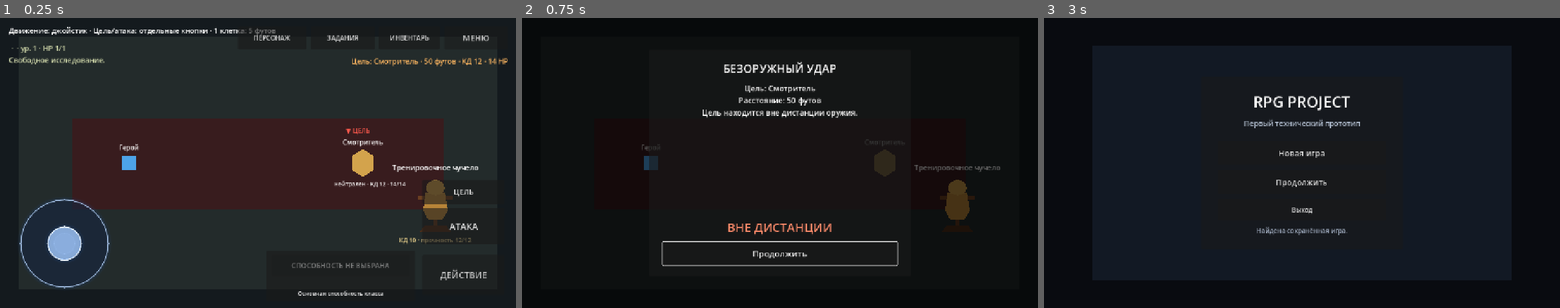
Above: before the commit, frames 1-3 (left to right).
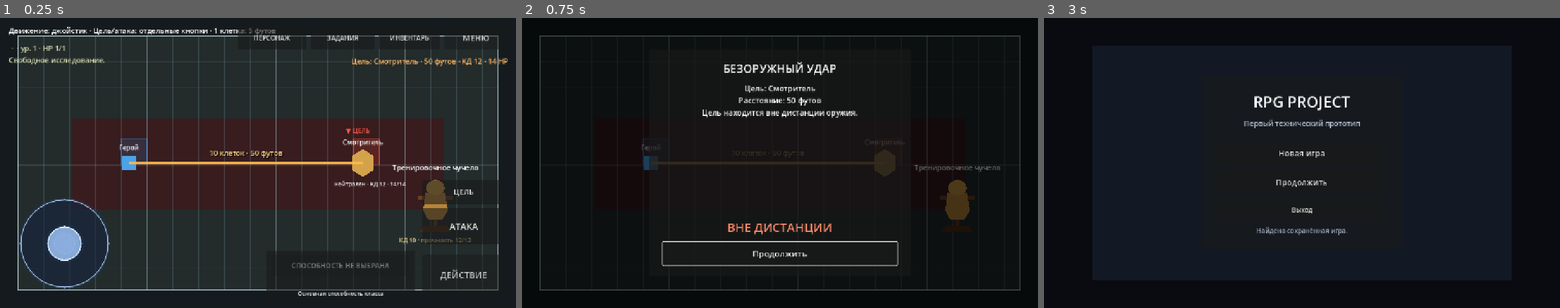
Above: after the commit, the same moments.

Repository: eretenkodaniil16-rgb/rpg-project
Game: Godot game, scene res://scenes/game/game.tscn
The game is run twice, just before and just after one commit, with the same random seed, the same clock (stepped at 60 frames per second) and the same inputs. This scene is started directly instead of the project's main scene.
Inputs:
- Up to frame 1 (0.25 s): no input
- Up to frame 2 (0.75 s): click "АТАКА" at 0.5 s
- Up to frame 3 (3 s): click "Продолжить" at 1.25 s; click "ДЕЙСТВИЕ" at 2 s; click "МЕНЮ" at 2.75 s

The runs differ from the first frame. In frame 1, 5.6% of the frame differs, in the area x 3-97%, y 6-94%; in frame 2, 1.8%; in frame 3, nothing differs.
Error before the commit: Parse Error: Static function "grid_steps()" not found in base "DistanceSystem". (res://scripts/game/battle_grid.gd:128)

Commit message:
fix: use one grid-based distance system

Diff:
--- a/scripts/systems/distance_system.gd
+++ b/scripts/systems/distance_system.gd
@@ -5,11 +5,16 @@
 const MELEE_REACH_FEET: int = 5
 
 
+static func grid_steps(from_position: Vector2, to_position: Vector2) -> int:
+	var delta: Vector2 = to_position - from_position
+	var longest_axis: float = maxf(absf(delta.x), absf(delta.y))
+	if longest_axis <= 0.0:
+		return 0
+	return ceili(longest_axis / PIXELS_PER_5_FEET)
+
+
 static func distance_feet(from_position: Vector2, to_position: Vector2) -> int:
-	var pixels: float = from_position.distance_to(to_position)
-	if pixels <= 0.0:
-		return 0
-	return ceili(pixels / PIXELS_PER_5_FEET) * 5
+	return grid_steps(from_position, to_position) * 5
 
 
 static func weapon_range_state(weapon: Dictionary, distance: int) -> String:
@@ -33,7 +38,7 @@
 
 static func is_ranged_weapon(weapon: Dictionary) -> bool:
 	var properties: Array = weapon.get("properties", []) as Array
-	return "ranged" in properties or "thrown" in properties
+	return int(weapon.get("range_normal_ft", 0)) > 0 or "ranged" in properties or "thrown" in properties
 
 
 static func format_distance(distance: int) -> String:
